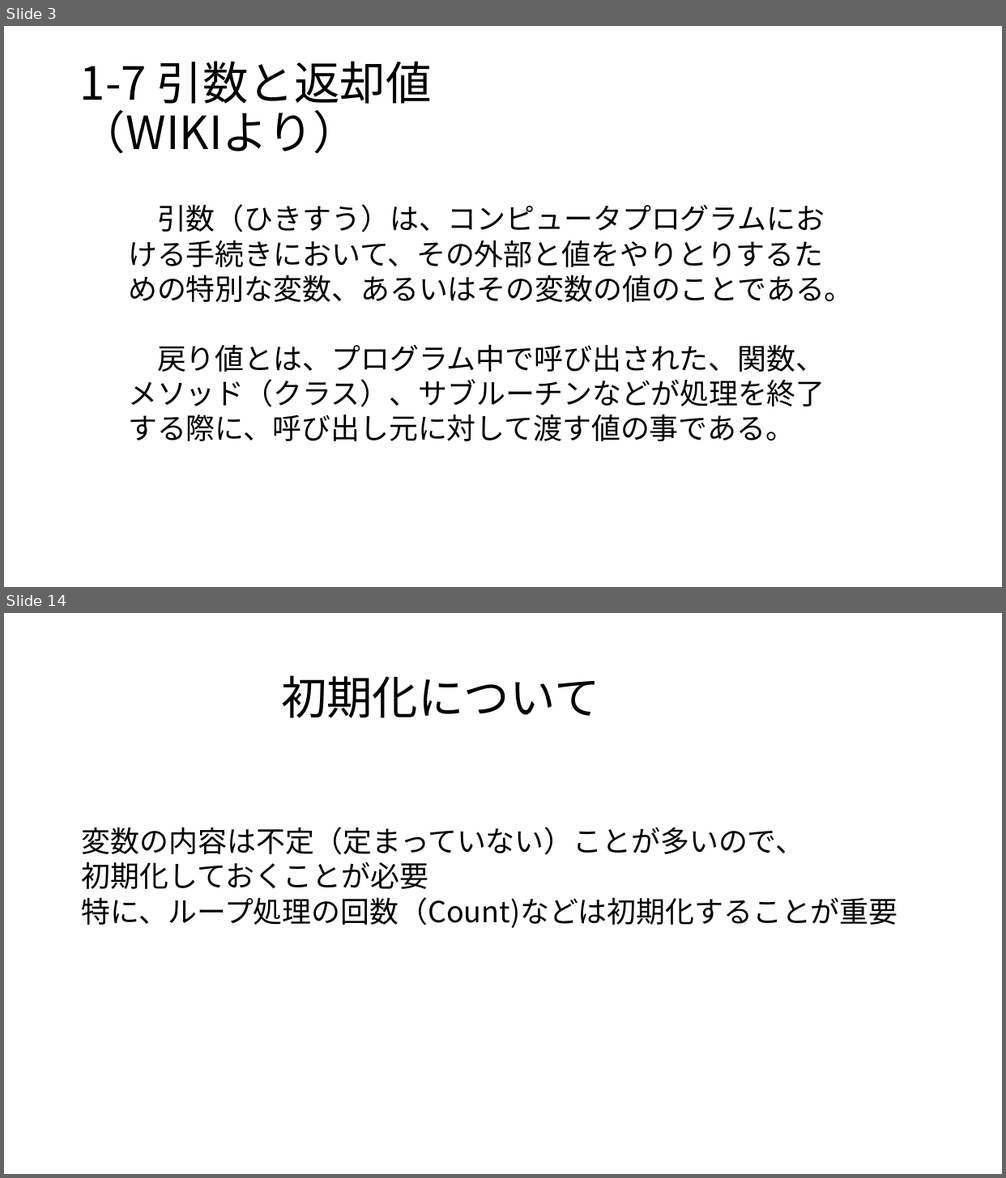
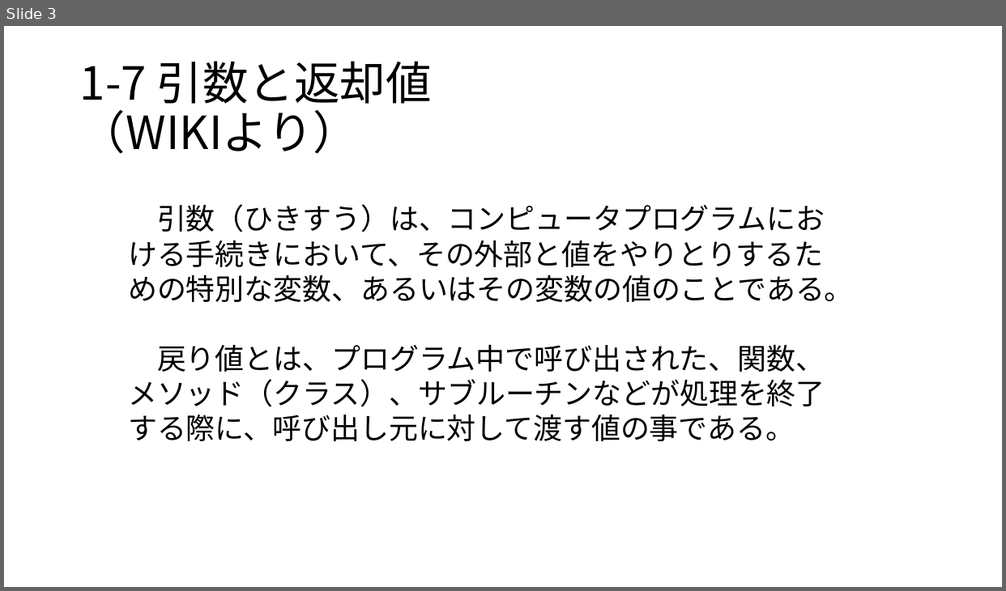
Before and after one commit to masakage/algorithm, a slide deck: docs/第5回引数と返却値.pptx. Shown one above the other, each under a label of ours: slides 3 and 14 before the commit, slide 3 after it; the slides between them are not shown. The pictures are 1006x1178 and 1006x591 pixels, drawn with LibreOffice and Linux fonts; fonts in the diff are those of the drawing. Boxes give left, top, right and bottom in pixels: in the first picture for what was removed or moved away, otherwise in the second. Text is boxed around its words. In the diff, an @@ line names an element or a change of style, - is before the commit and + after.

```diff
--- a/docs/第5回引数と返却値.pptx
+++ b/docs/第5回引数と返却値.pptx
@@ slide 14 removed at bbox=[4, 613, 1002, 1174], background #FFFFFF @@
@@ title removed at bbox=[281, 675, 600, 718] @@
-初期化について
@@ text removed at bbox=[82, 827, 898, 928] @@
-変数の内容は不定（定まっていない）ことが多いので、
-初期化しておくことが必要
-特に、ループ処理の回数（Count)などは初期化することが重要
```
Also in this commit, not shown: 3 slides changed, 4 slides added, 7 other slides removed, 3 other files.
